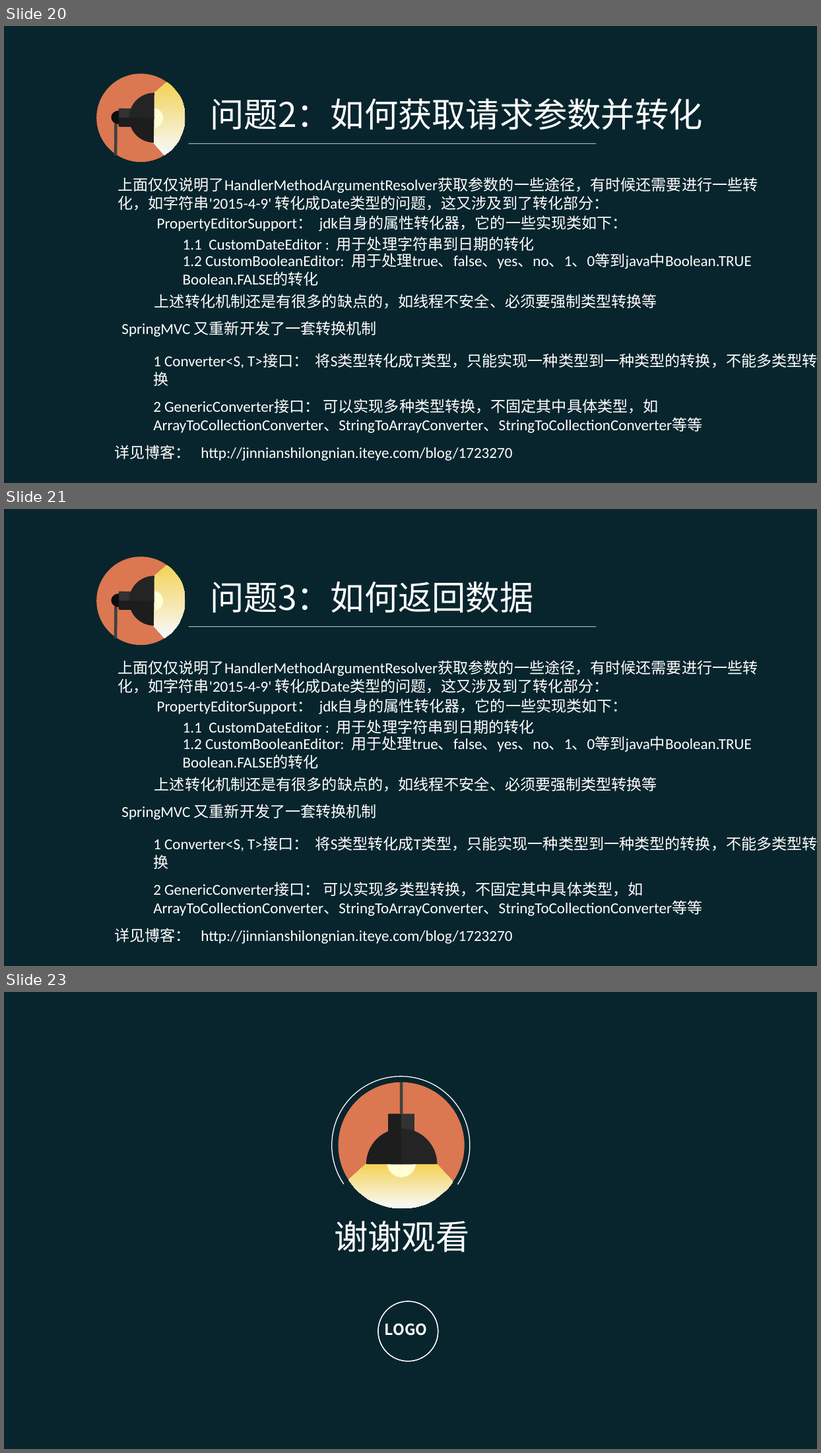
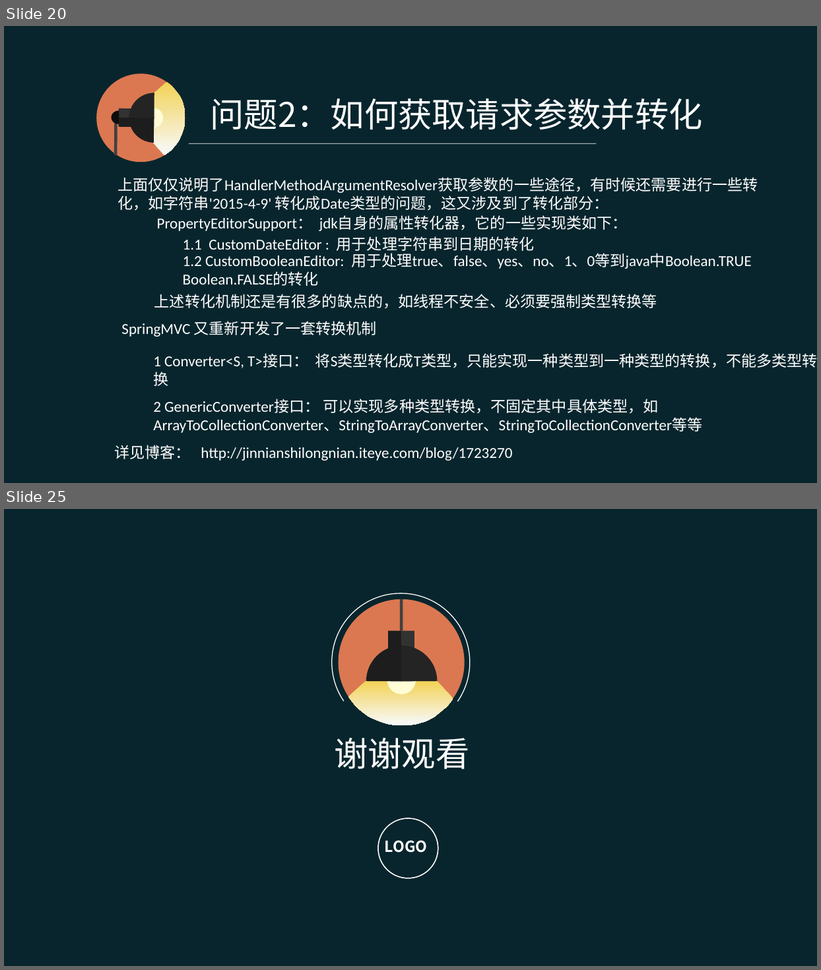
Before and after one commit to pingpangkuangmo/blog, a slide deck: 2015-4/SpringMVC的设计分享.ppt. Shown one above the other, each under a label of ours: slides 20, 21 and 23 before the commit, slides 20 and 25 after it; the slides between them are not shown. The pictures are 821x1453 and 821x970 pixels, drawn with LibreOffice and Linux fonts; fonts in the diff are those of the drawing. Boxes give left, top, right and bottom in pixels: in the first picture for what was removed or moved away, otherwise in the second. Text is boxed around its words. In the diff, an @@ line names an element or a change of style, - is before the commit and + after.

Commit message:
SpringMVC ppt进行中

```diff
--- a/2015-4/SpringMVC的设计分享.ppt
+++ b/2015-4/SpringMVC的设计分享.ppt
@@ slide 21 removed at box(4, 509, 817, 966), background #08252D @@
@@ text removed at box(211, 581, 534, 613) @@
-问题3：如何返回数据
@@ group removed at box(96, 556, 186, 646): 5 freeform shapes, 2 rectangles, 1 ellipse, 1 line @@
@@ line removed from (189, 626) to (596, 626) @@
@@ text removed at box(118, 660, 758, 694) @@
-上面仅仅说明了HandlerMethodArgumentResolver获取参数的一些途径，有时候还需要进行一些转化，如字符串'2015-4-9' 转化成Date类型的问题，这又涉及到了转化部分：
@@ text removed at box(157, 698, 628, 714) @@
-PropertyEditorSupport： jdk自身的属性转化器，它的一些实现类如下：
@@ text removed at box(183, 720, 535, 737) @@
-1.1 CustomDateEditor : 用于处理字符串到日期的转化
@@ text removed at box(183, 736, 752, 769) @@
-1.2 CustomBooleanEditor: 用于处理true、false、yes、no、1、0等到java中Boolean.TRUE
-Boolean.FALSE的转化
@@ text removed at box(154, 777, 657, 792) @@
-上述转化机制还是有很多的缺点的，如线程不安全、必须要强制类型转换等
@@ text removed at box(121, 804, 377, 820) @@
-SpringMVC 又重新开发了一套转换机制
@@ text removed at box(153, 836, 817, 869) @@
-1 Converter<S, T>接口： 将S类型转化成T类型，只能实现一种类型到一种类型的转换，不能多类型转换
@@ text removed at box(153, 882, 702, 916) @@
-2 GenericConverter接口： 可以实现多类型转换，不固定其中具体类型，如 ArrayToCollectionConverter、StringToArrayConverter、StringToCollectionConverter等等
@@ text removed at box(114, 928, 512, 944) @@
-详见博客： http://jinnianshilongnian.iteye.com/blog/1723270
@@ what was slide 23 is now slide 25 @@
```
Also in this commit, not shown: 1 slide changed, 3 slides added.
